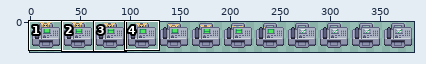
Sprite sheet, stored at Resources/Textures/Structures/Machines/fax_machine.rsi/inserting_mothroach.png. Above: a wide view before the commit, with the close-up outlined.
Close-up. The starting point:
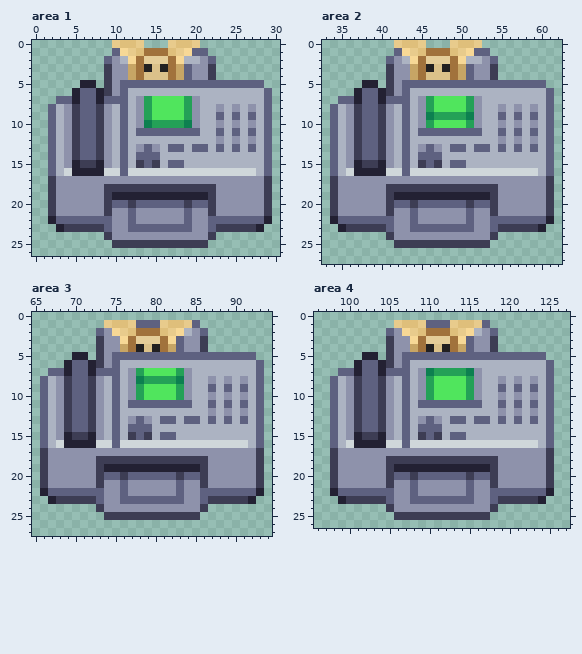
The file is 384x32 pixels. Shown: area 1: x 0..30, y 0..26; area 2: x 33..62, y 0..27; area 3: x 65..94, y 0..27; area 4: x 96..127, y 0..26. The wide view leaves out empty margins. The commit also changed other parts of the picture, which this record leaves out.
Once edited:
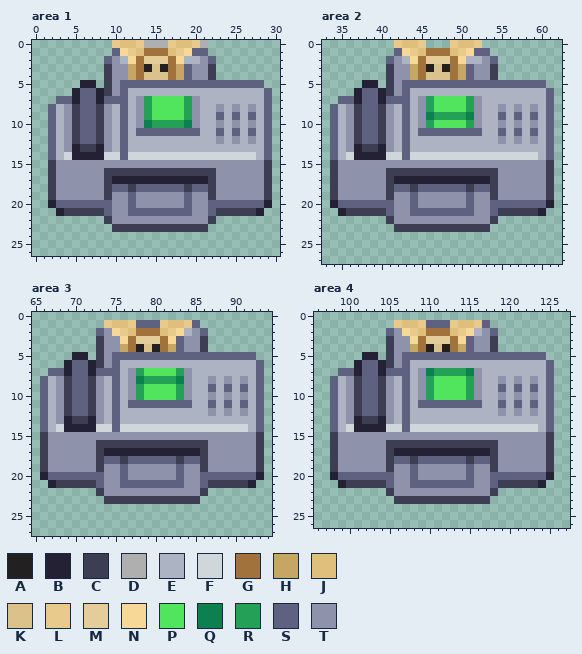
Palette (. is transparent): A #222021  B #232133  C #3d3d54  D #afafaf  E #acb3c2  F #cfd7da  G #a1723c  H #c7a565  J #dfbf7b  K #dbc18a  L #e8cb8c  M #e5cd99  N #f7d896  P #50e55d  Q #0d8050  R #24a157  S #5e6180  T #8e92ab
The exact change:
Changed rows in their new state; - is an unchanged pixel.
Area 1:
first column x 14:
 0 DDD----D
first column x 2:
13 ---BCCB----EEE-EE-EE-E-E-E--
14 --FBBBBFF-FFFFFFFFFFFFFFFF--
15 CT-TTTT-TTTTTTTTTTTTTTTTTTTC
16 CTTTTTTCCCCCCCCCCCCCCTTTTTTC
17 -------CBBBBBBBBBBBBC-------
18 --------SS-SSSSSS-SS--------
19 --------TTSTTTTTTSTT--------
20 BSSSSSSSTTSTTTTTTSTTSSSSSSSB
21 .BCCCCCS---SSSSSS---SCCCCCB.
22 .......C--T------T--C.......
23 -.......CCCCCCCCCCCC.......-
24 -------..............-------
25 --------............--------
Area 2:
first column x 34:
13 ---BCCB----EEE-EE-EE-E-E-E--
14 --FBBBBFF-FFFFFFFFFFFFFFFF--
15 CT-TTTT-TTTTTTTTTTTTTTTTTTTC
16 CTTTTTTCCCCCCCCCCCCCCTTTTTTC
17 -------CBBBBBBBBBBBBC-------
18 --------SS-SSSSSS-SS--------
19 --------TTSTTTTTTSTT--------
20 BSSSSSSSTTSTTTTTTSTTSSSSSSSB
21 .BCCCCCS---SSSSSS---SCCCCCB.
22 .......C--T------T--C.......
23 -.......CCCCCCCCCCCC.......-
24 -------..............-------
25 --------............--------
Area 3:
first column x 66:
13 ---BCCB----EEE-EE-EE-E-E-E--
14 --FBBBBFF-FFFFFFFFFFFFFFFF--
15 CT-TTTT-TTTTTTTTTTTTTTTTTTTC
16 CTTTTTTCCCCCCCCCCCCCCTTTTTTC
17 -------CBBBBBBBBBBBBC-------
18 --------SS-SSSSSS-SS--------
19 --------TTSTTTTTTSTT--------
20 BSSSSSSSTTSTTTTTTSTTSSSSSSSB
21 .BCCCCCS---SSSSSS---SCCCCCB.
22 .......C--T------T--C.......
23 -.......CCCCCCCCCCCC.......-
24 -------..............-------
25 --------............--------
Area 4:
first column x 98:
13 ---BCCB----EEE-EE-EE-E-E-E--
14 --FBBBBFF-FFFFFFFFFFFFFFFF--
15 CT-TTTT-TTTTTTTTTTTTTTTTTTTC
16 CTTTTTTCCCCCCCCCCCCCCTTTTTTC
17 -------CBBBBBBBBBBBBC-------
18 --------SS-SSSSSS-SS--------
19 --------TTSTTTTTTSTT--------
20 BSSSSSSSTTSTTTTTTSTTSSSSSSSB
21 .BCCCCCS---SSSSSS---SCCCCCB.
22 .......C--T------T--C.......
23 -.......CCCCCCCCCCCC.......-
24 -------..............-------
25 --------............--------
Changed places in both close-ups, as pixel boxes (x1, y1, x2, y2):
added: (144, 40, 168, 48)
added: (200, 40, 208, 48)
changed: (48, 144, 272, 248)
changed: (330, 144, 554, 248)
changed: (40, 416, 264, 520)
changed: (330, 416, 554, 520)
